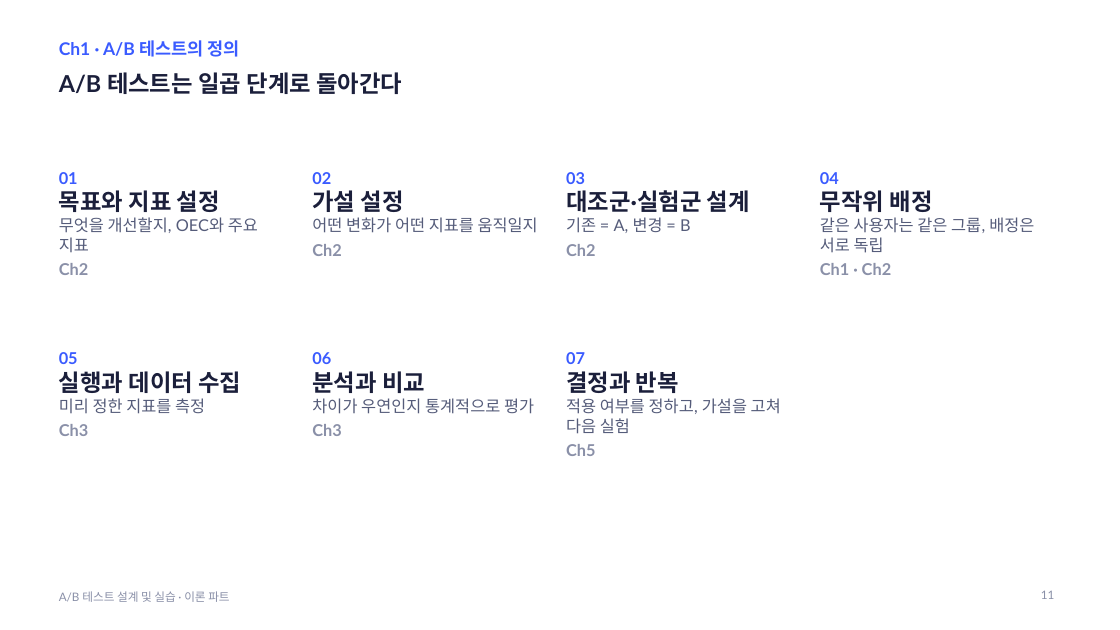
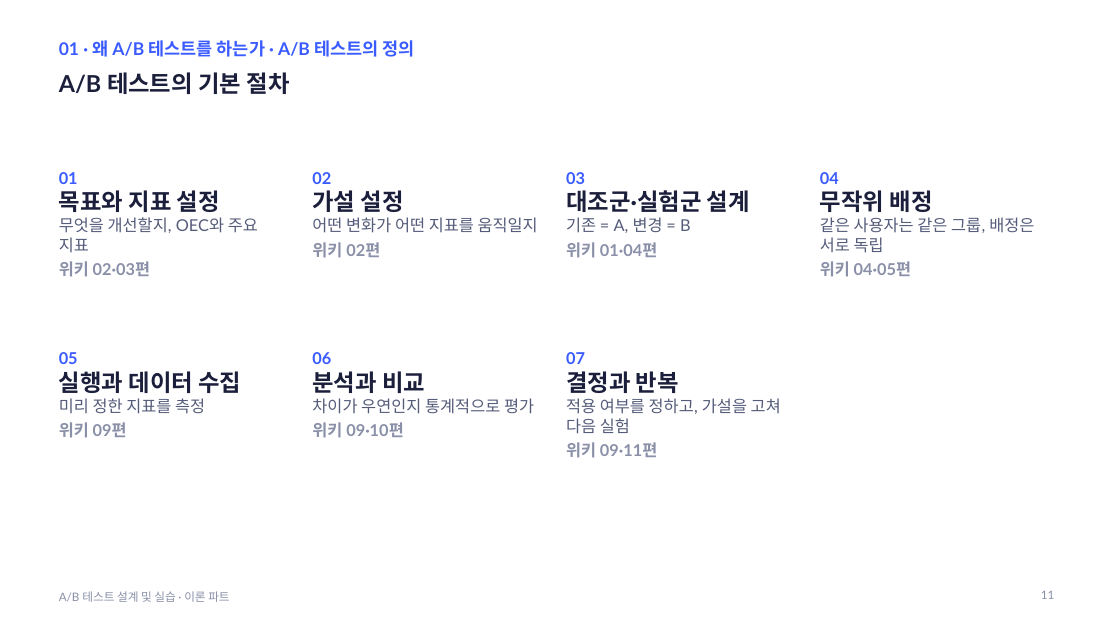
Before and after one commit to kkamret/quickmart-lab-rats, a slide deck: slide 11 of docs/lecture/ab-testing-theory.pptx. Drawn at 1120x630 pixels with LibreOffice and Linux fonts; fonts in the diff are those of the drawing. Boxes give left, top, right and bottom in pixels: in the first picture for what was removed or moved away, otherwise in the second. Text is boxed around its words. In the diff, an @@ line names an element or a change of style, - is before the commit and + after.

Commit message:
docs: A/B 테스트 PPT를 위키 순서로 재구성

```diff
--- a/docs/lecture/ab-testing-theory.pptx
+++ b/docs/lecture/ab-testing-theory.pptx
@@ text at <box>59,40,415,57</box>: text changed @@
-Ch1 · A/B 테스트의 정의
+01 · 왜 A/B 테스트를 하는가 · A/B 테스트의 정의
@@ title at <box>59,72,290,94</box>: text changed @@
-A/B 테스트는 일곱 단계로 돌아간다
+A/B 테스트의 기본 절차
@@ text at <box>59,261,151,277</box>: text changed @@
-Ch2
+위키 02·03편
@@ text at <box>312,242,380,258</box>: text changed @@
-Ch2
+위키 02편
@@ text at <box>566,242,658,258</box>: text changed @@
-Ch2
+위키 01·04편
@@ text at <box>820,261,912,277</box>: text changed @@
-Ch1 · Ch2
+위키 04·05편
@@ text at <box>59,422,127,438</box>: text changed @@
-Ch3
+위키 09편
@@ text at <box>312,422,404,438</box>: text changed @@
-Ch3
+위키 09·10편
@@ text at <box>566,442,658,458</box>: text changed @@
-Ch5
+위키 09·11편
```
Also in this commit, not shown: 73 other slides changed, 3 slides added, 4 slides removed, 2 other files.
